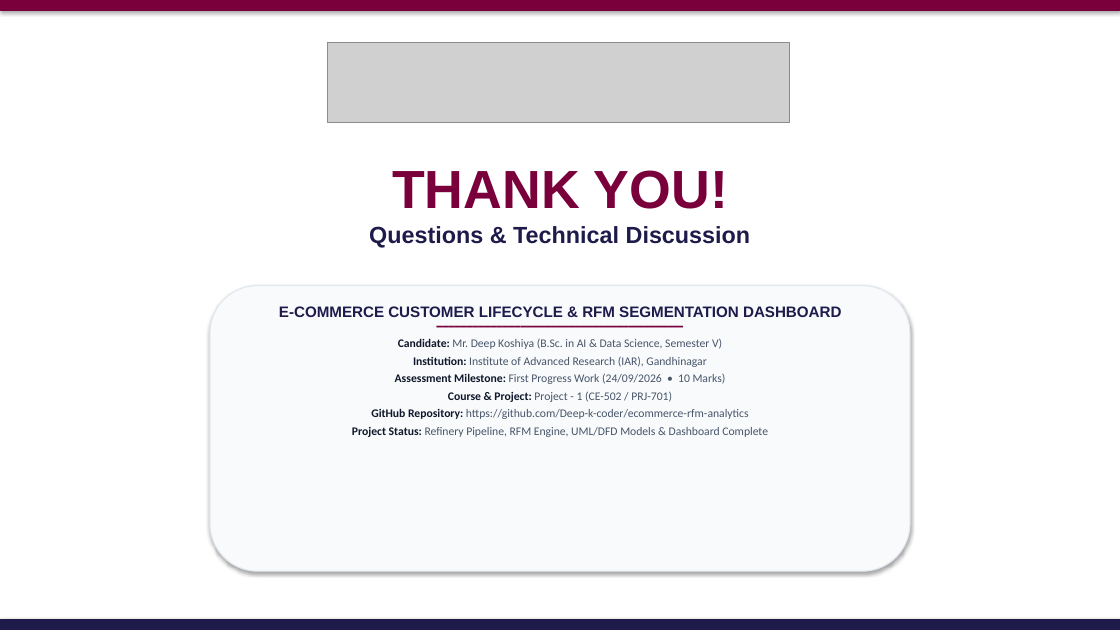
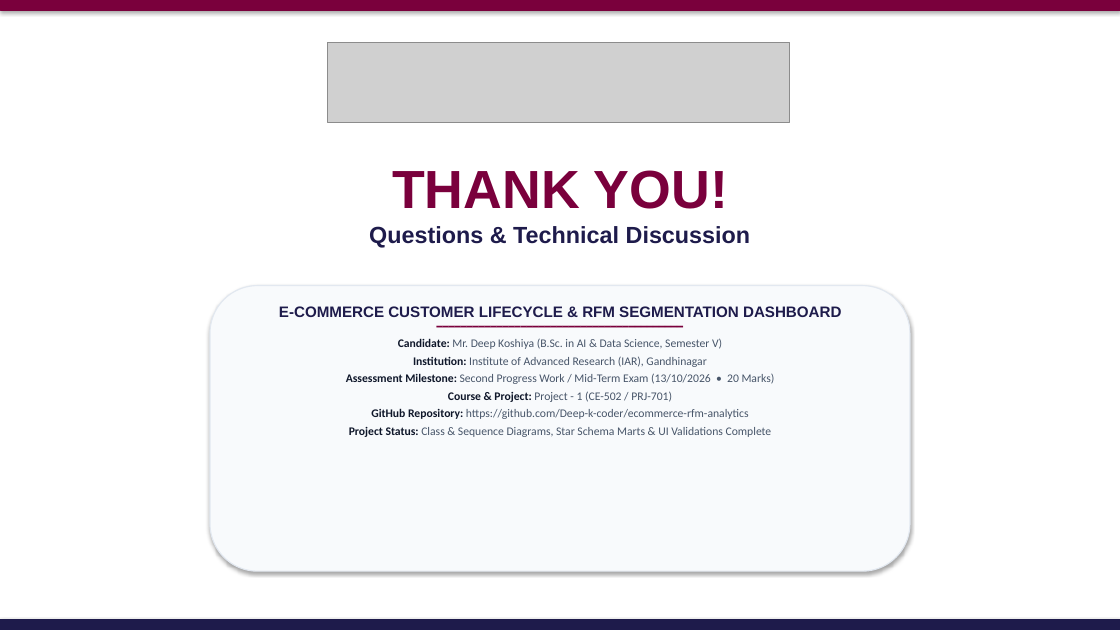
Before and after one commit to Deep-k-coder/ecommerce-rfm-analytics, a slide deck: slide 10 of Deep_Koshiya_ProjectPresentation.pptx. Drawn at 1120x630 pixels with LibreOffice and Linux fonts; fonts in the diff are those of the drawing; grey boxes stand for pictures. Boxes give left, top, right and bottom in pixels: in the first picture for what was removed or moved away, otherwise in the second. Text is boxed around its words. In the diff, an @@ line names an element or a change of style, - is before the commit and + after.

Commit message:
feat(phase2): deliver comprehensive Second Phase Work (Mid-Term Exam - 20 Marks) report & presentation with UML Class Diagram, Sequence Diagram, Data Dictionary, and Screen Validations

```diff
--- a/Deep_Koshiya_ProjectPresentation.pptx
+++ b/Deep_Koshiya_ProjectPresentation.pptx
@@ text at (x1=346, y1=373, x2=775, y2=384): text changed @@
-Assessment Milestone: First Progress Work (24/09/2026 • 10 Marks)
+Assessment Milestone: Second Progress Work / Mid-Term Exam (13/10/2026 • 20 Marks)
@@ text at (x1=349, y1=427, x2=772, y2=437): text changed @@
-Project Status: Refinery Pipeline, RFM Engine, UML/DFD Models & Dashboard Complete
+Project Status: Class & Sequence Diagrams, Star Schema Marts & UI Validations Complete
```
Also in this commit, not shown: 5 other slides changed, 4 slides added, 4 slides removed, 24 other files.
